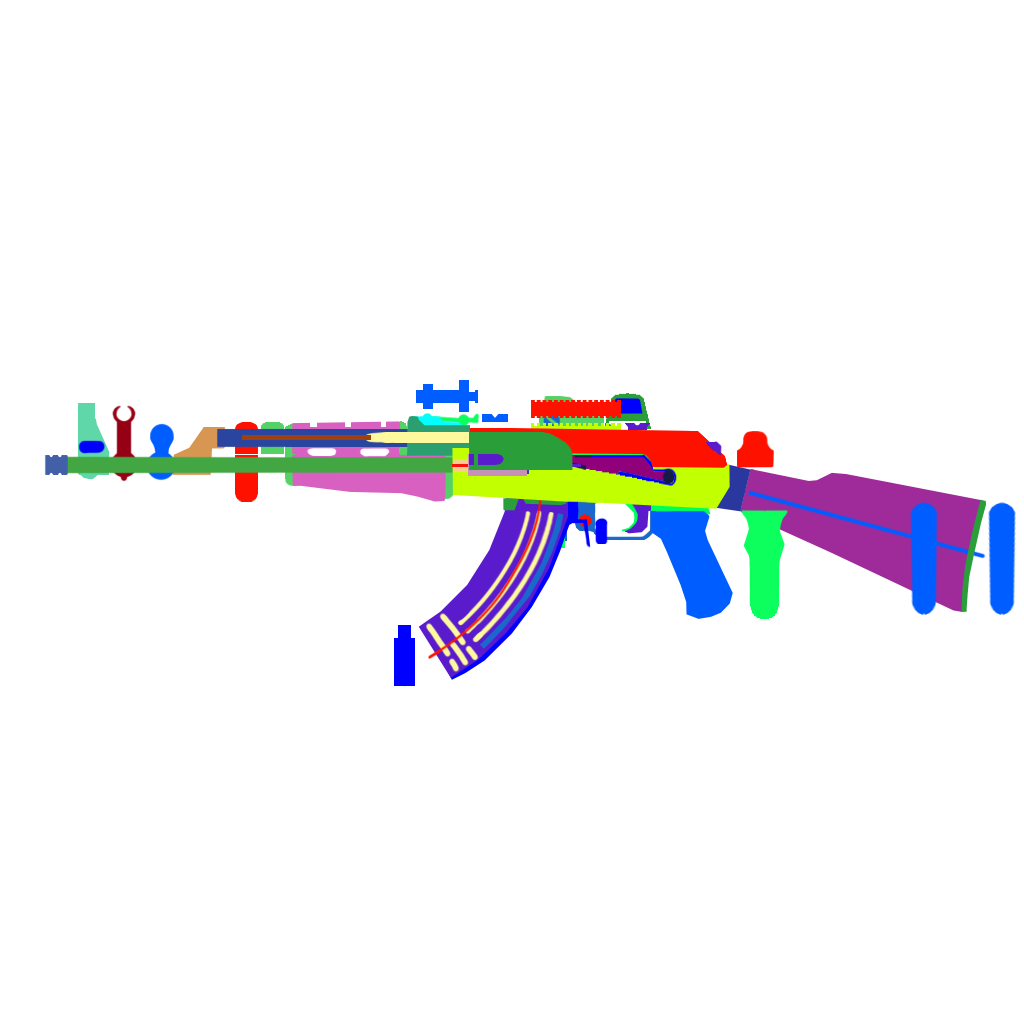
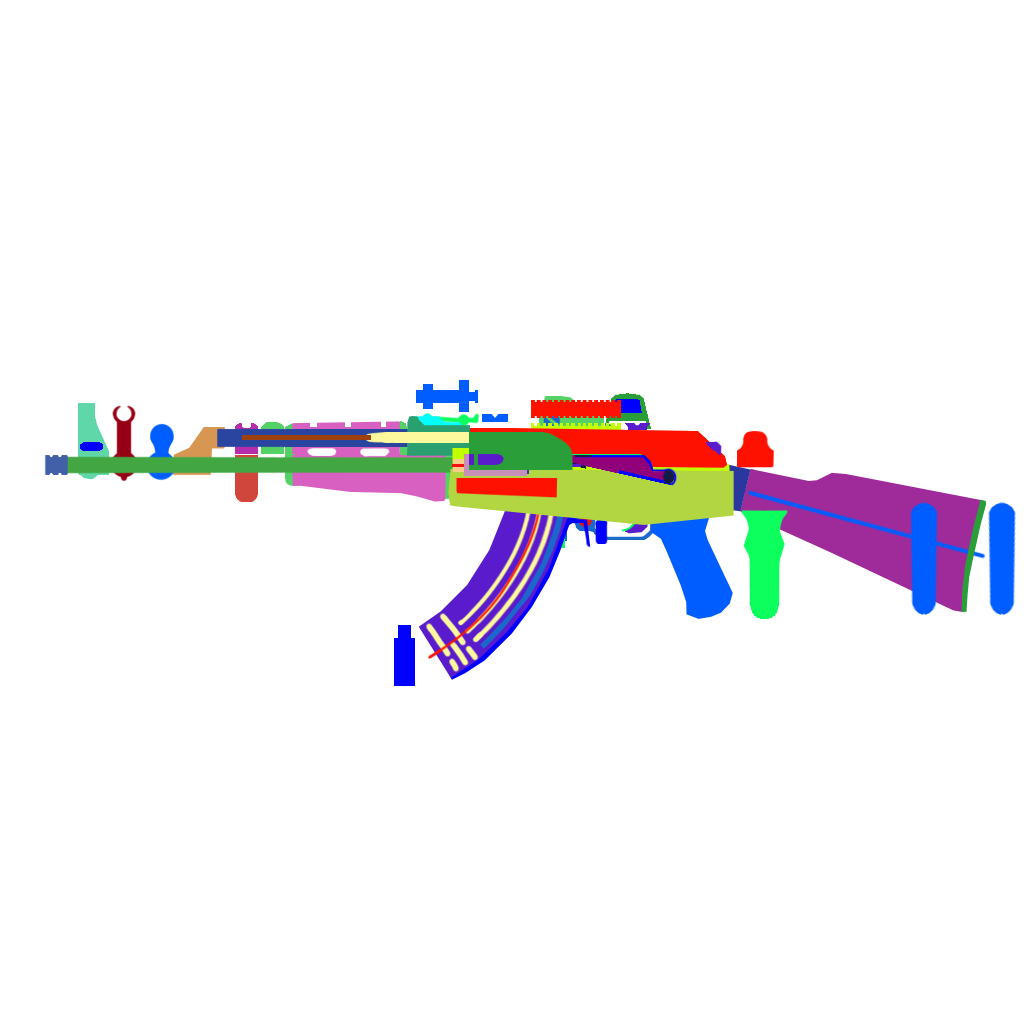
Layers edited between the first and the second 1024px x 1024px image:
painted on "BoltCarrier_SIDE_CUTOUT" over [464,454,468,476]
painted on "UpperReceiver_FireSelectorSwitch_SIDE_ADDON3" over [572,462,586,470]
painted on "UpperReceiver_FireSelectorSwitch_SIDE_ADDON2" over [617,456,651,475]
painted on "UpperReceiver_FireSelectorSwitch_SIDE_ADDON1" over [564,457,673,484]
painted on "UpperReceiver_FireSelectorSwitch_SIDE" over [564,461,673,487]
painted on "UpperReceiver_SIDE_CUTOUT1" over [562,441,651,467]
showed "UpperReceiver_LowerReceiver_SIDE_CUTOUT2" over [456,478,558,498]
showed "UpperReceiver_LowerReceiver_SIDE_CUTOUT1" over [448,468,734,525]
painted on "ReflexSight_FRONT_CUTOUT1" over [614,398,643,414]
painted on "FrontSight_SIDE_CUTOUT1" over [78,440,106,454]
painted on "UpperHandGuard_FRONT" over [235,422,258,454]
painted on "UpperHandGuard_InnerShroud_FRONT" over [261,422,284,427]
painted on "LowerHandGuard_FRONT" over [235,455,258,502]
